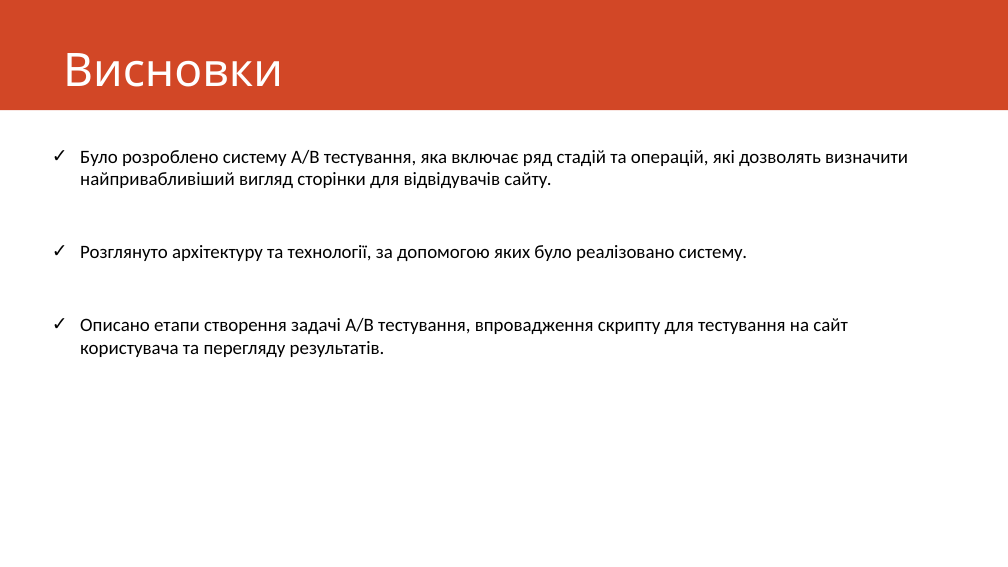
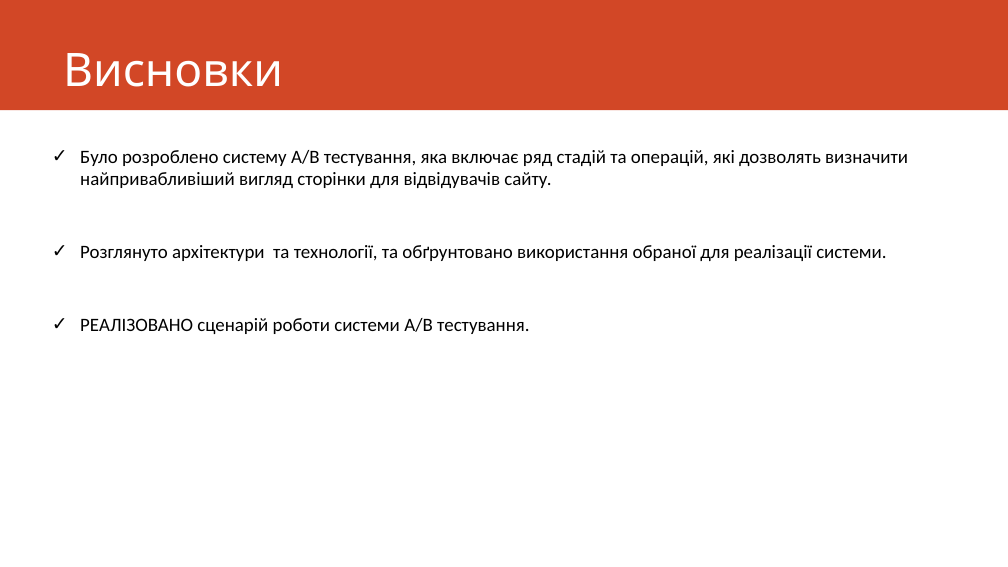
Before and after one commit to oleksandrh/--------6-----, a slide deck: slide 10 of Система AB тестування.pptx. Drawn at 1008x567 pixels with LibreOffice and Linux fonts; fonts in the diff are those of the drawing. Boxes give left, top, right and bottom in pixels: in the first picture for what was removed or moved away, otherwise in the second. Text is boxed around its words. In the diff, an @@ line names an element or a change of style, - is before the commit and + after.

```diff
--- a/Система AB тестування.pptx
+++ b/Система AB тестування.pptx
@@ text at [80,245,886,334]: text changed @@
-✓ Розглянуто архітектуру та технології, за допомогою яких було реалізовано систему.
-✓ Описано етапи створення задачі A/B тестування, впровадження скрипту для тестування на сайт користувача та перегляду результатів.
+✓ Розглянуто архітектури та технології, та обґрунтовано використання обраної для реалізації системи.
+✓ РЕАЛІЗОВАНО сценарій роботи системи A/B тестування.
```
Also in this commit, not shown: 1 other slide changed.
